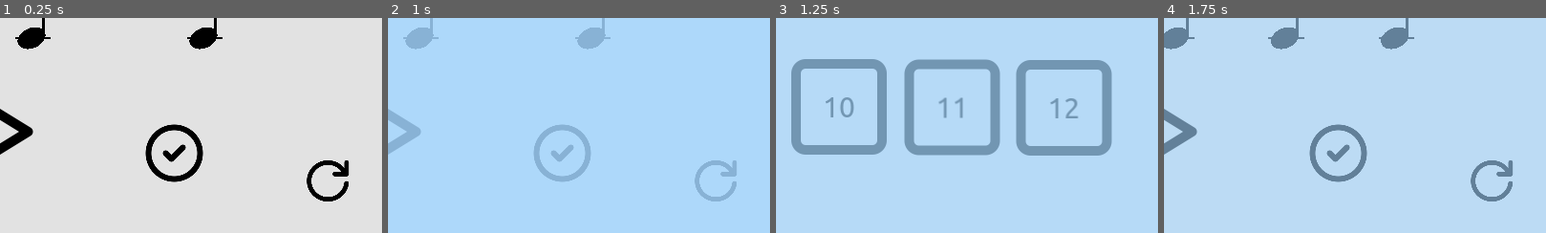
Above: before the commit, frames 1-4 (left to right).
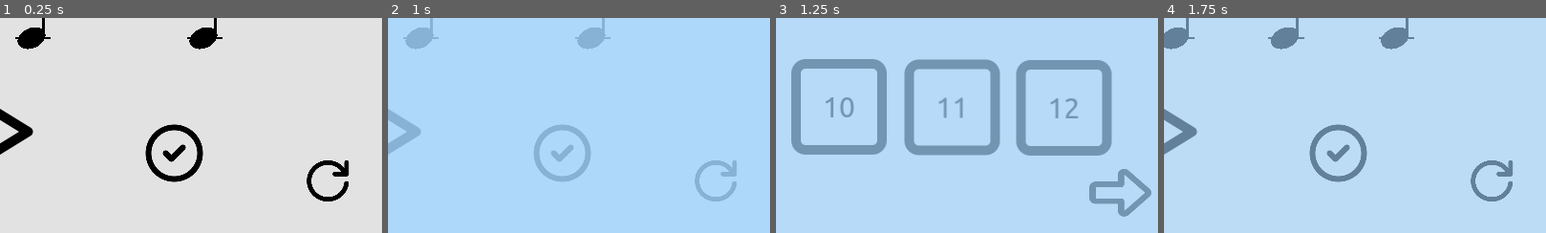
Above: after the commit, the same moments.

Repository: Sniggiho/COMP225-Reluna
Game: Godot game, scene res://Scenes/firstScene.tscn
Same seed, same stepped clock (60 frames per second), same inputs: the game is played once before the commit and once after it.
Inputs (mouse positions are % of the whole screen's width and height, from its top left):
- Up to frame 1 (0.25 s): no input
- Up to frame 2 (1 s): click (4, 7) at 0.5 s
- Up to frame 3 (1.25 s): no input
- Up to frame 4 (1.75 s): click "1" at 1.25 s
The pictures show only the part of the screen within x 50-100%, y 50-100%; the shares and areas given below are measured in that part.

Frames 1-2 are identical in both runs. In frame 3, 1.2% of the frame differs, in the area x 82-99%, y 70-93%; in frame 4, nothing differs.

Commit message:
second tutorial screen

Diff:
--- a/Project/Scenes/tutorialScreen.gd
+++ b/Project/Scenes/tutorialScreen.gd
@@ -2,3 +2,7 @@
 
 func _on_return_button_pressed():
 	SceneTransition.change_scene("res://Scenes/menuScreen.tscn")
+
+
+func _on_next_button_pressed():
+	SceneTransition.change_scene("res://Scenes/tutorialScreen2.tscn")
--- a/Project/Scenes/tutorialScreen.tscn
+++ b/Project/Scenes/tutorialScreen.tscn
@@ -104,6 +104,16 @@
 text = "12"
 tutorialNum = "12"
 
+[node name="NextButton" type="TextureButton" parent="."]
+offset_left = 1443.0
+offset_top = 746.0
+offset_right = 1683.0
+offset_bottom = 986.0
+scale = Vector2(0.663342, 0.580939)
+texture_normal = ExtResource("3_xlu8n")
+texture_hover = ExtResource("4_a6pmn")
+flip_h = true
+
 [node name="ReturnButton" type="TextureButton" parent="."]
 offset_left = 16.0
 offset_top = 12.0
@@ -113,4 +123,5 @@
 texture_normal = ExtResource("3_xlu8n")
 texture_hover = ExtResource("4_a6pmn")
 
+[connection signal="pressed" from="NextButton" to="." method="_on_next_button_pressed"]
 [connection signal="pressed" from="ReturnButton" to="." method="_on_return_button_pressed"]
--- /dev/null
+++ b/Project/Scenes/tutorialScreen2.gd
@@ -0,0 +1,4 @@
+extends Node2D
+
+func _on_return_button_pressed():
+	SceneTransition.change_scene("res://Scenes/tutorialScreen.tscn")
--- /dev/null
+++ b/Project/Scenes/tutorialScreen2.tscn
@@ -0,0 +1,116 @@
+[gd_scene load_steps=5 format=3 uid="uid://blkqsgswlireh"]
+
+[ext_resource type="Script" path="res://Scenes/tutorialScreen2.gd" id="1_26gmj"]
+[ext_resource type="PackedScene" uid="uid://34403u2svqws" path="res://Scenes/TutorialButton/tutorialButton.tscn" id="2_f20ib"]
+[ext_resource type="Texture2D" uid="uid://corvs4jhdgfk3" path="res://RelunaIcons/backArrow.png" id="3_cklu3"]
+[ext_resource type="Texture2D" uid="uid://71tu2ixgeqk8" path="res://RelunaIcons/backArrowFilled.png" id="4_bw842"]
+
+[node name="tutorialScreen2" type="Node2D"]
+script = ExtResource("1_26gmj")
+
+[node name="level1" parent="." instance=ExtResource("2_f20ib")]
+offset_left = 57.0
+offset_top = 144.0
+offset_right = 351.0
+offset_bottom = 480.0
+text = "13"
+tutorialNum = "13"
+
+[node name="level2" parent="." instance=ExtResource("2_f20ib")]
+offset_left = 303.0
+offset_top = 146.0
+offset_right = 597.0
+offset_bottom = 482.0
+text = "14"
+tutorialNum = "14"
+
+[node name="level3" parent="." instance=ExtResource("2_f20ib")]
+offset_left = 548.0
+offset_top = 143.0
+offset_right = 842.0
+offset_bottom = 479.0
+text = "15"
+tutorialNum = "15"
+
+[node name="level4" parent="." instance=ExtResource("2_f20ib")]
+offset_left = 783.0
+offset_top = 146.0
+offset_right = 1077.0
+offset_bottom = 482.0
+text = "16"
+tutorialNum = "16"
+
+[node name="level5" parent="." instance=ExtResource("2_f20ib")]
+offset_left = 1022.0
+offset_top = 147.0
+offset_right = 1316.0
+offset_bottom = 483.0
+text = "17"
+tutorialNum = "17"
+
+[node name="level6" parent="." instance=ExtResource("2_f20ib")]
+offset_left = 1256.0
+offset_top = 148.0
+offset_right = 1550.0
+offset_bottom = 484.0
+text = "18"
+tutorialNum = "18"
+
+[node name="level7" parent="." instance=ExtResource("2_f20ib")]
+offset_left = 57.0
+offset_top = 466.0
+offset_right = 351.0
+offset_bottom = 802.0
+text = "19"
+tutorialNum = "19"
+
+[node name="level8" parent="." instance=ExtResource("2_f20ib")]
+offset_left = 305.0
+offset_top = 468.0
+offset_right = 599.0
+offset_bottom = 804.0
+text = "20"
+tutorialNum = "20"
+
+[node name="level9" parent="." instance=ExtResource("2_f20ib")]
+offset_left = 548.0
+offset_top = 465.0
+offset_right = 842.0
+offset_bottom = 801.0
+text = "21"
+tutorialNum = "21"
+
+[node name="level10" parent="." instance=ExtResource("2_f20ib")]
+offset_left = 785.0
+offset_top = 468.0
+offset_right = 1079.0
+offset_bottom = 804.0
+text = "22"
+tutorialNum = "22"
+
+[node name="level11" parent="." instance=ExtResource("2_f20ib")]
+offset_left = 1022.0
+offset_top = 469.0
+offset_right = 1316.0
+offset_bottom = 805.0
+text = "23"
+tutorialNum = "23"
+
+[node name="level12" parent="." instance=ExtResource("2_f20ib")]
+offset_left = 1256.0
+offset_top = 470.0
+offset_right = 1550.0
+offset_bottom = 806.0
+text = "24"
+tutorialNum = "24"
+
+[node name="ReturnButton" type="TextureButton" parent="."]
+offset_left = 16.0
+offset_top = 12.0
+offset_right = 256.0
+offset_bottom = 252.0
+scale = Vector2(0.423342, 0.423342)
+texture_normal = ExtResource("3_cklu3")
+texture_hover = ExtResource("4_bw842")
+
+[connection signal="pressed" from="ReturnButton" to="." method="_on_return_button_pressed"]
